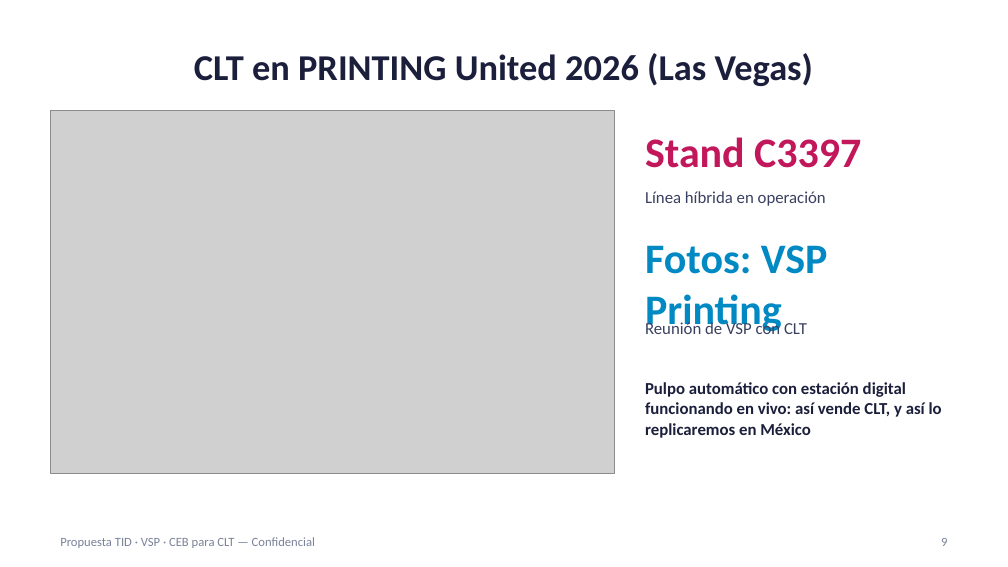
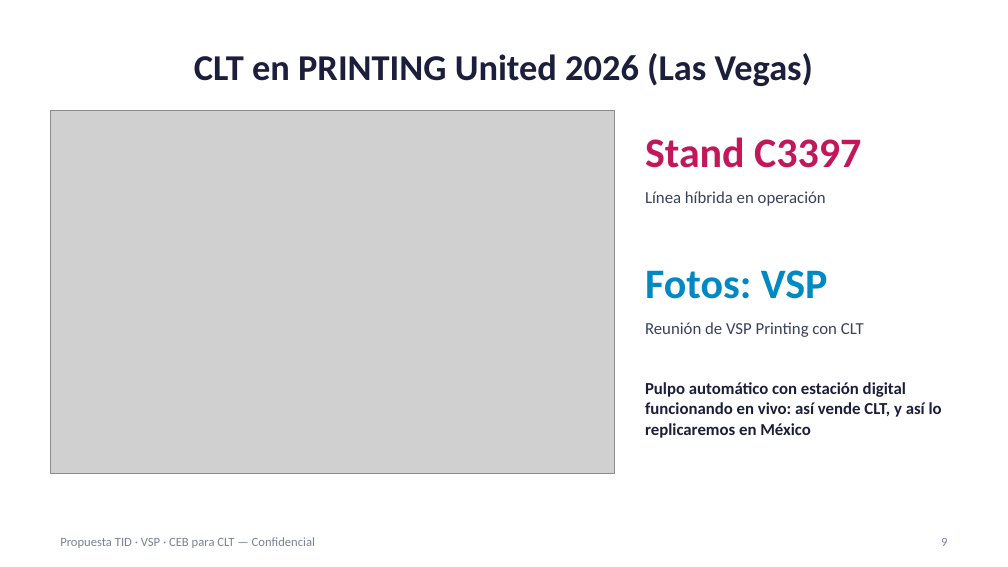
Before and after one commit to carlosmoreno793508/Cosas-Carlos, a slide deck: slide 9 of propuesta-clt/Presentacion_Propuesta_CLT_ES.pptx. Drawn at 1008x567 pixels with LibreOffice and Linux fonts; fonts in the diff are those of the drawing; grey boxes stand for pictures. Boxes give left, top, right and bottom in pixels: in the first picture for what was removed or moved away, otherwise in the second. Text is boxed around its words. In the diff, an @@ line names an element or a change of style, - is before the commit and + after.

```diff
--- a/propuesta-clt/Presentacion_Propuesta_CLT_ES.pptx
+++ b/propuesta-clt/Presentacion_Propuesta_CLT_ES.pptx
@@ text at [645,270,828,299]: text changed @@
-Fotos: VSP Printing
+Fotos: VSP
@@ text at [645,322,864,337]: text changed @@
-Reunión de VSP con CLT
+Reunión de VSP Printing con CLT
```
Also in this commit, not shown: 8 other files.
